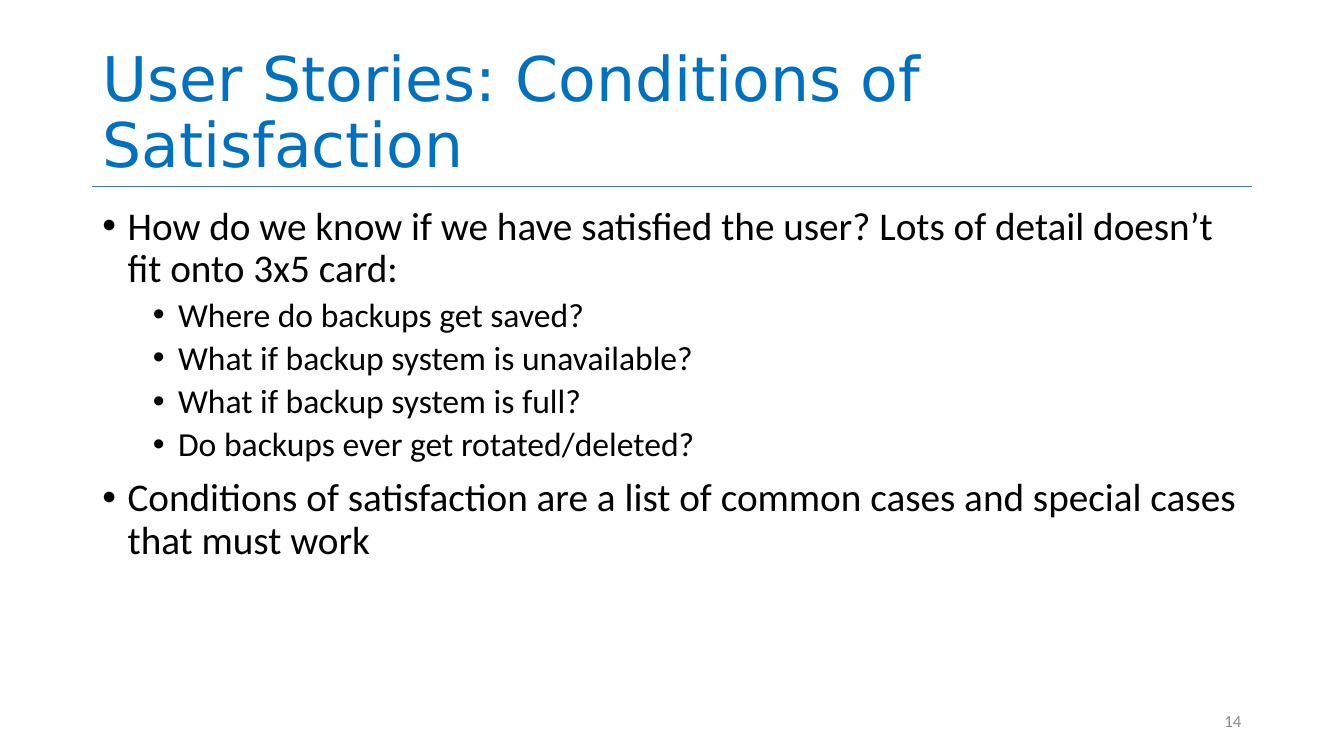
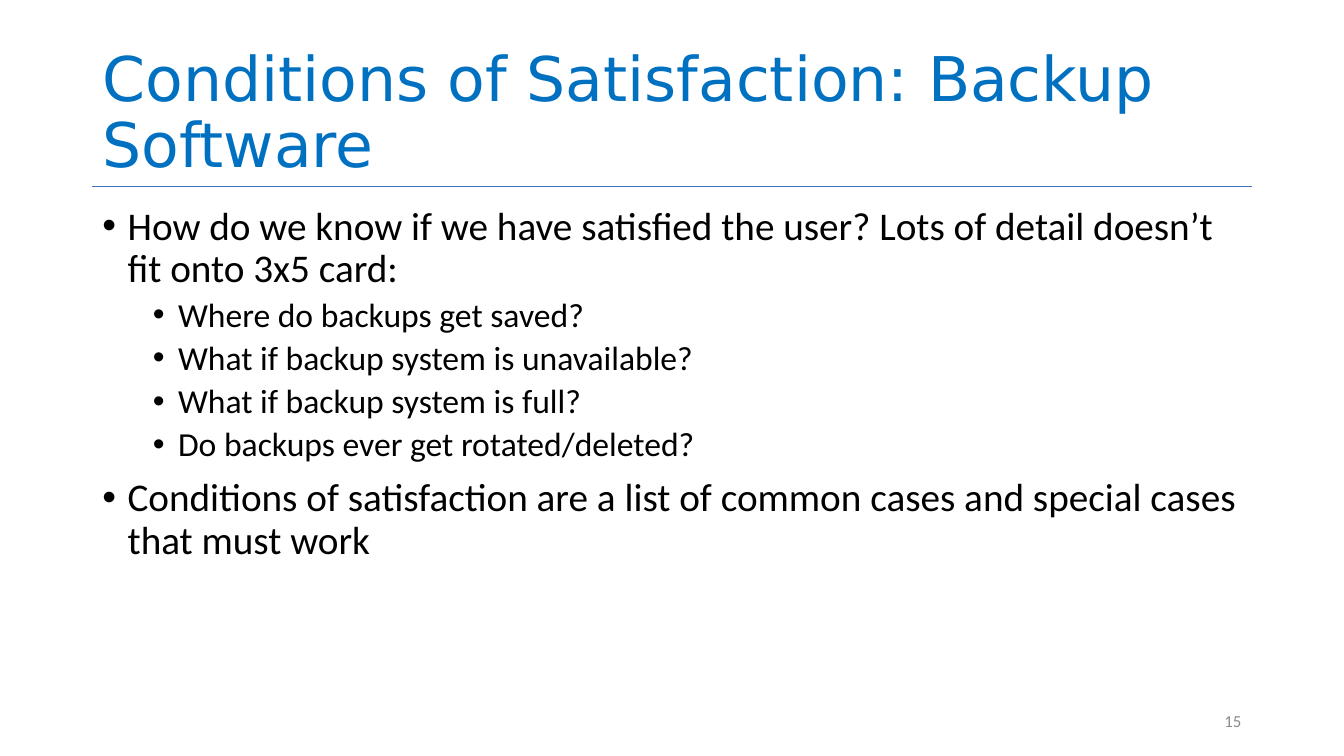
Before and after one commit to neu-se/CS4530-Spring-2022, a slide deck: slide 15 of Slides/Lesson 3.1 Requirements Gathering.pptx (slide 14 before the commit). Drawn at 1344x756 pixels with LibreOffice and Linux fonts; fonts in the diff are those of the drawing. Boxes give left, top, right and bottom in pixels: in the first picture for what was removed or moved away, otherwise in the second. Text is boxed around its words. In the diff, an @@ line names an element or a change of style, - is before the commit and + after.

```diff
--- a/Slides/Lesson 3.1 Requirements Gathering.pptx
+++ b/Slides/Lesson 3.1 Requirements Gathering.pptx
@@ title at box(102, 54, 1154, 168): text changed @@
-User Stories: Conditions of Satisfaction
+Conditions of Satisfaction: Backup Software
@@ page number at box(1224, 716, 1241, 727): text changed @@
-14
+15
```
Also in this commit, not shown: 7 other slides changed, 1 slide added, 1 slide removed.
